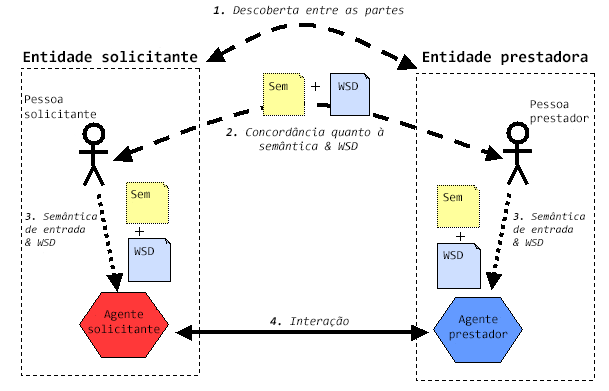
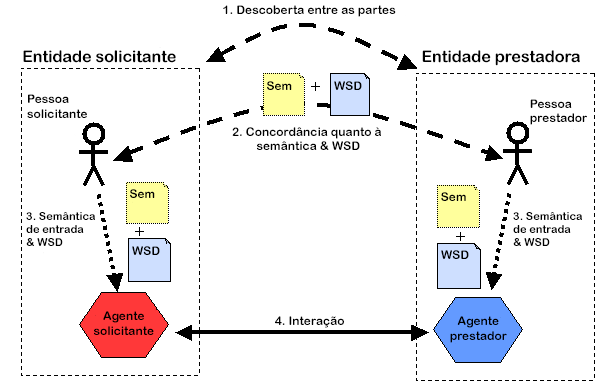
Two versions of the same layered image (w=609, h=391). Layer-by-layer changes:
painted on "WSD" (1st of 3) over 441, 250, 469, 260
painted on "WSD" (2nd of 3) over 132, 246, 160, 256
painted on "WSD" (3rd of 3) over 334, 81, 362, 91
painted on "Sem" (1st of 3) over 441, 192, 466, 202
painted on "Sem" (2nd of 3) over 130, 189, 155, 199
painted on "Sem" (3rd of 3) over 267, 81, 292, 91
painted on "4. Interação" over 270, 316, 349, 328
painted on "2. Concordância quanto à semântica & WSD" over 226, 127, 384, 151
painted on "1. Descoberta entre as partes" over 213, 5, 404, 17
painted on "Agente prestador" over 449, 315, 508, 343
painted on "Agente solicitante" over 88, 310, 160, 335
painted on "3. Semântica de entrada & WSD" (1st of 2) over 513, 212, 585, 246
painted on "3. Semântica de entrada & WSD" (2nd of 2) over 25, 212, 97, 246
painted on "Pessoa prestador" over 530, 99, 589, 125
painted on "Pessoa solicitante" over 25, 94, 96, 119
painted on "Entidade prestadora" over 422, 50, 588, 66
painted on "Entidade solicitante" over 23, 50, 198, 63
